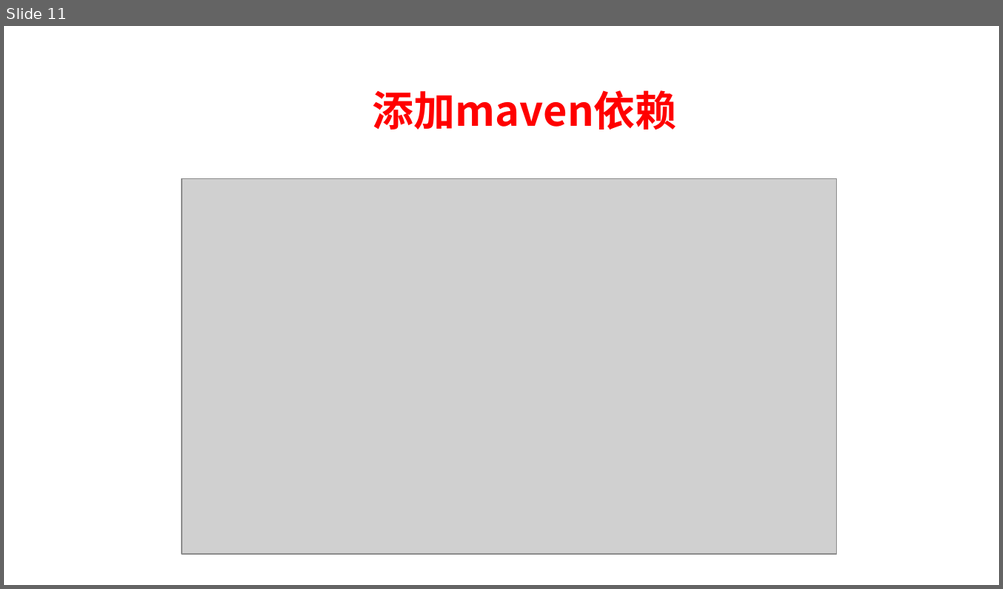
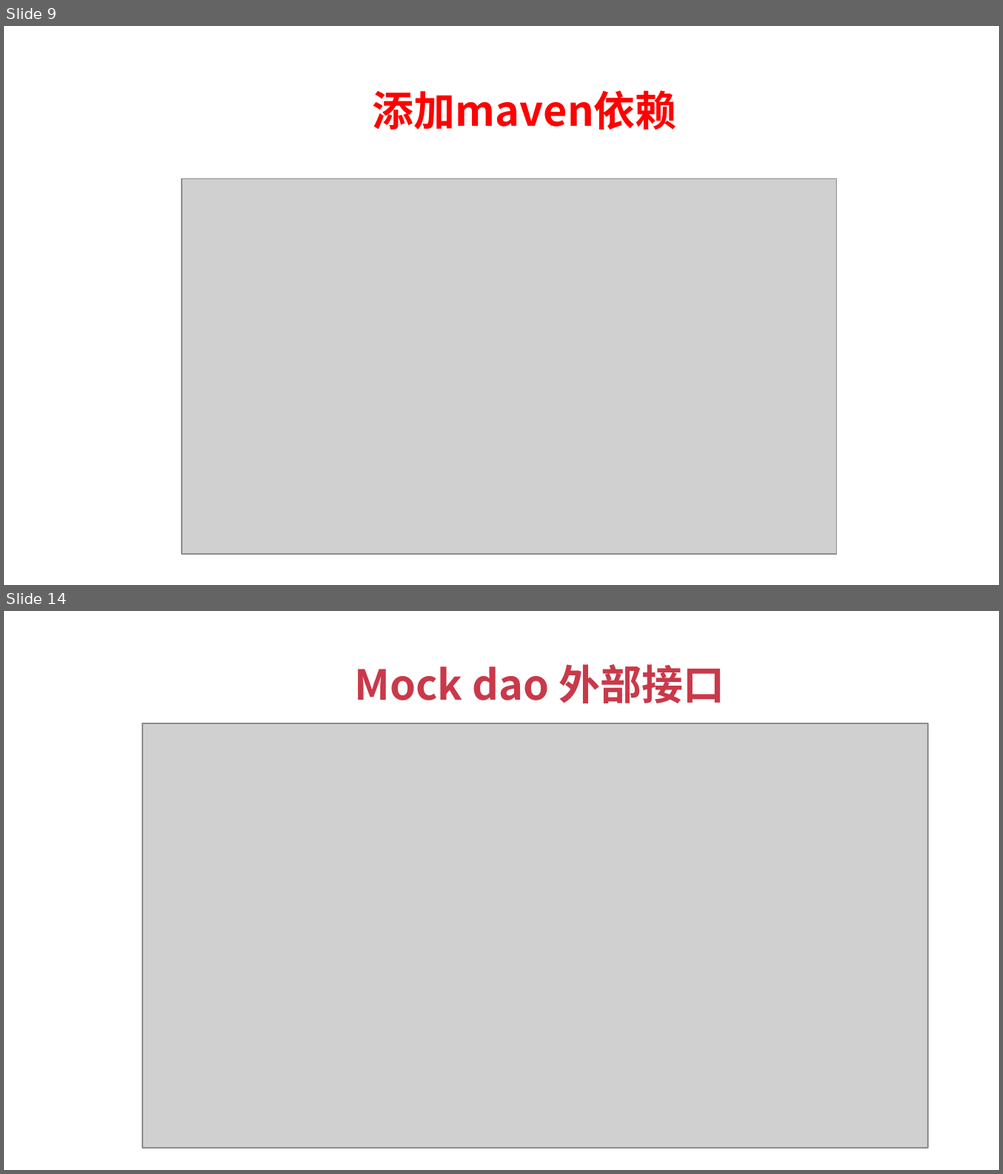
Before and after one commit to stulife/mockito-demo, a slide deck: mockito入门.pptx. Shown one above the other, each under a label of ours: slide 11 before the commit, slides 9 and 14 after it; the slides between them are not shown. The pictures are 1003x589 and 1003x1174 pixels, drawn with LibreOffice and Linux fonts; fonts in the diff are those of the drawing; grey boxes stand for pictures; background and template pictures are left out. Boxes give left, top, right and bottom in pixels: in the first picture for what was removed or moved away, otherwise in the second. Text is boxed around its words. In the diff, an @@ line names an element or a change of style, - is before the commit and + after.

```diff
--- a/mockito入门.pptx
+++ b/mockito入门.pptx
@@ slide 14 added at (4, 611, 999, 1170), background #FFFFFF @@
@@ text added at (354, 664, 724, 703), 30 pt, text #C9394A, bold @@
+Mock dao 外部接口
@@ picture added at (142, 723, 927, 1148) @@
@@ what was slide 11 is now slide 9 @@
```
Also in this commit, not shown: 12 slides changed, 4 other slides added, 2 slides removed, 4 other files.
